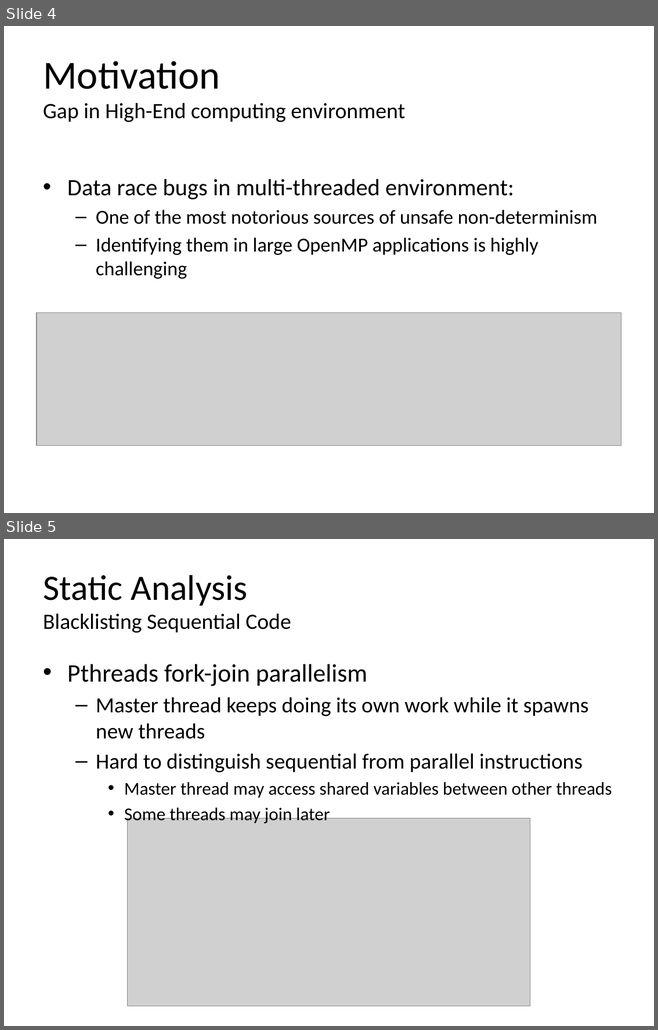
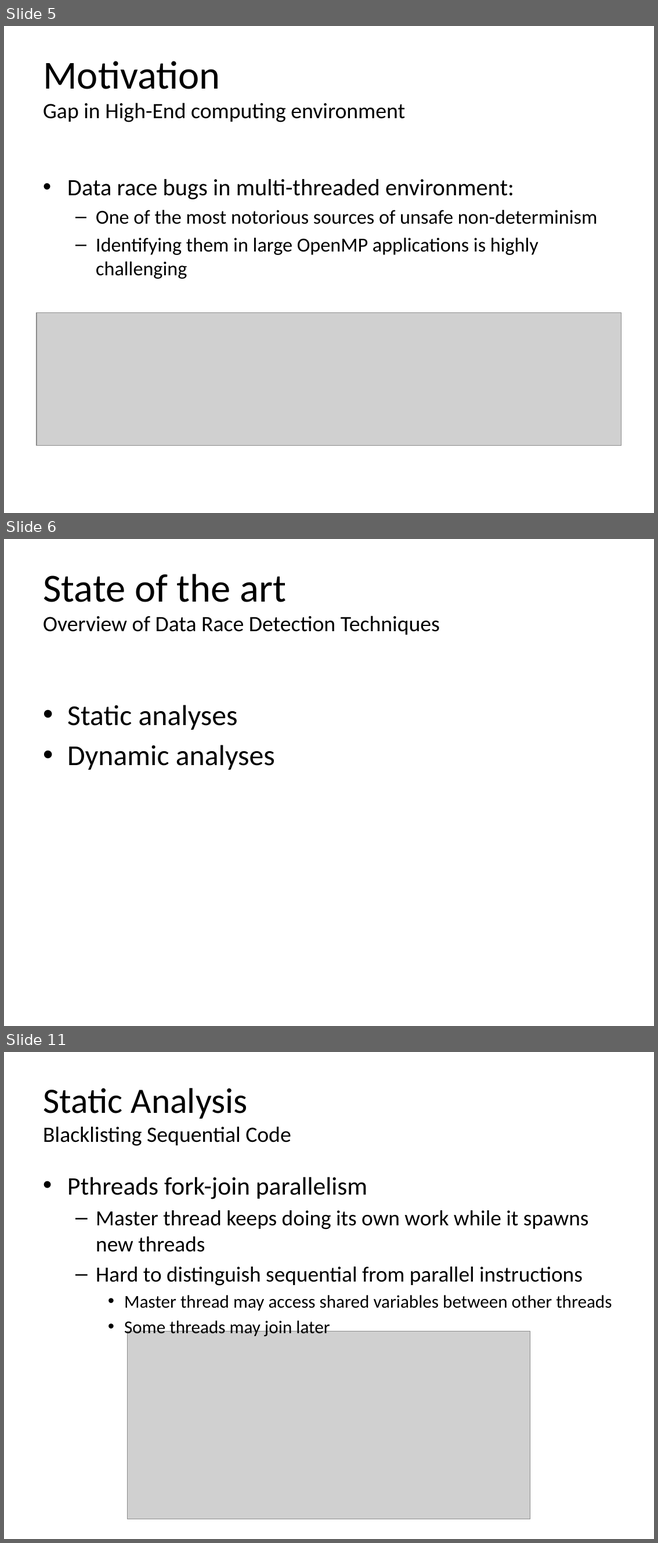
Before and after one commit to simoatze/oral_qualifier, a slide deck: presentation/presentation.pptx. Shown one above the other, each under a label of ours: slides 4 and 5 before the commit, slides 5, 6 and 11 after it; the slides between them are not shown. The pictures are 658x1030 and 658x1543 pixels, drawn with LibreOffice and Linux fonts; fonts in the diff are those of the drawing; grey boxes stand for pictures. Boxes give left, top, right and bottom in pixels: in the first picture for what was removed or moved away, otherwise in the second. Text is boxed around its words. In the diff, an @@ line names an element or a change of style, - is before the commit and + after.

```diff
--- a/presentation/presentation.pptx
+++ b/presentation/presentation.pptx
@@ slide 6 added at (x1=4, y1=539, x2=654, y2=1026), background #FFFFFF @@
@@ title added at (x1=43, y1=574, x2=440, y2=635), 24.3 pt, text #000000 @@
+State of the art
+Overview of Data Race Detection Techniques
@@ text added at (x1=67, y1=705, x2=275, y2=770), 32 pt, text #000000 @@
+• Static analyses
+• Dynamic analyses
@@ what was slide 4 is now slide 5 @@
@@ what was slide 5 is now slide 11 @@
```
Also in this commit, not shown: 1 slide changed, 7 other slides added.
